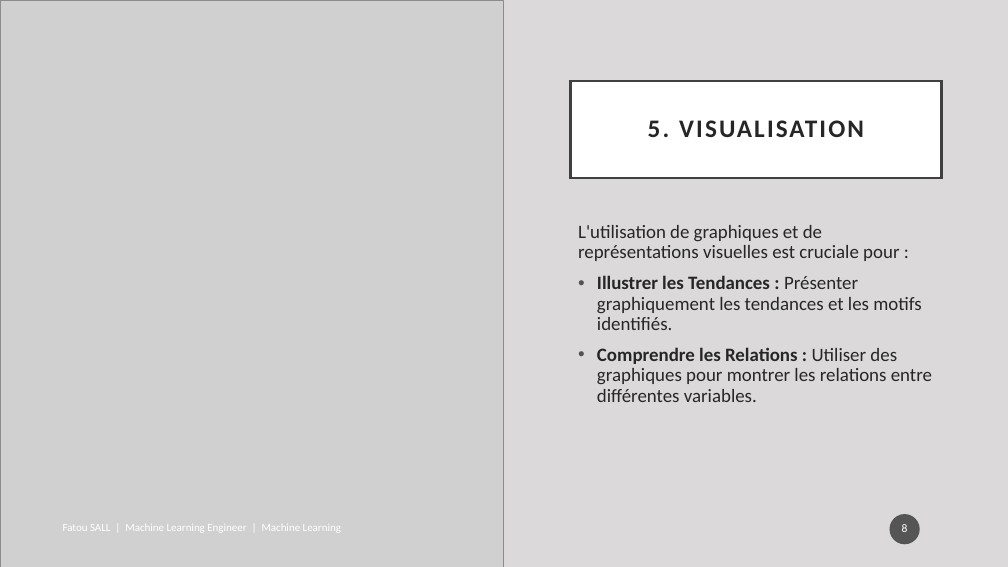
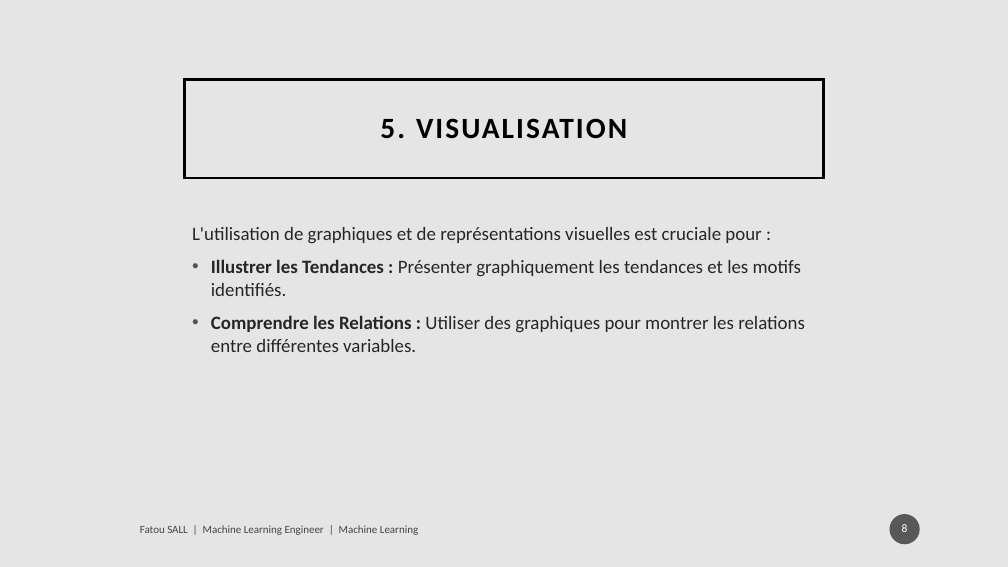
Before and after one commit to sallfatima/analyse_donnees, a slide deck: slide 8 of EDA.pptx. Drawn at 1008x567 pixels with LibreOffice and Linux fonts; fonts in the diff are those of the drawing; grey boxes stand for pictures; background and template pictures are left out. Boxes give left, top, right and bottom in pixels: in the first picture for what was removed or moved away, otherwise in the second. Text is boxed around its words. In the diff, an @@ line names an element or a change of style, - is before the commit and + after.

```diff
--- a/EDA.pptx
+++ b/EDA.pptx
@@ background #DBD9D9 to picture (left out) @@
@@ picture removed at <box>0,0,504,567</box> @@
@@ title "5. VISUALISATION": place and size @@
-title "5. VISUALISATION" at <box>571,81,942,178</box>
+title "5. VISUALISATION" at <box>185,79,823,178</box>
@@ title "5. VISUALISATION" at <box>185,79,823,178</box>: size 24 to 28 pt, text colour #262626 to #000000; fill #FFFFFF to none; outline #404040 2.5 pt to #000000 2.5 pt @@
@@ text "L'utilisation de graphiques et de ...": place and size @@
-text "L'utilisation de graphiques et de ..." at <box>578,225,932,402</box>
+text "L'utilisation de graphiques et de ..." at <box>192,227,805,352</box>
@@ text "L'utilisation de graphiques et de ..." at <box>192,227,805,352</box>: line spacing 0.9 to 1 @@
@@ text "Fatou SALL | Machine Learning ...": place and size @@
-text "Fatou SALL | Machine Learning ..." at <box>63,524,341,531</box>
+text "Fatou SALL | Machine Learning ..." at <box>140,525,418,535</box>
@@ text "Fatou SALL | Machine Learning ..." at <box>140,525,418,535</box>: text colour #FFFFFF to #000000 at 70% opacity @@
```
Also in this commit, not shown: 4 other slides changed, 40 other files.
